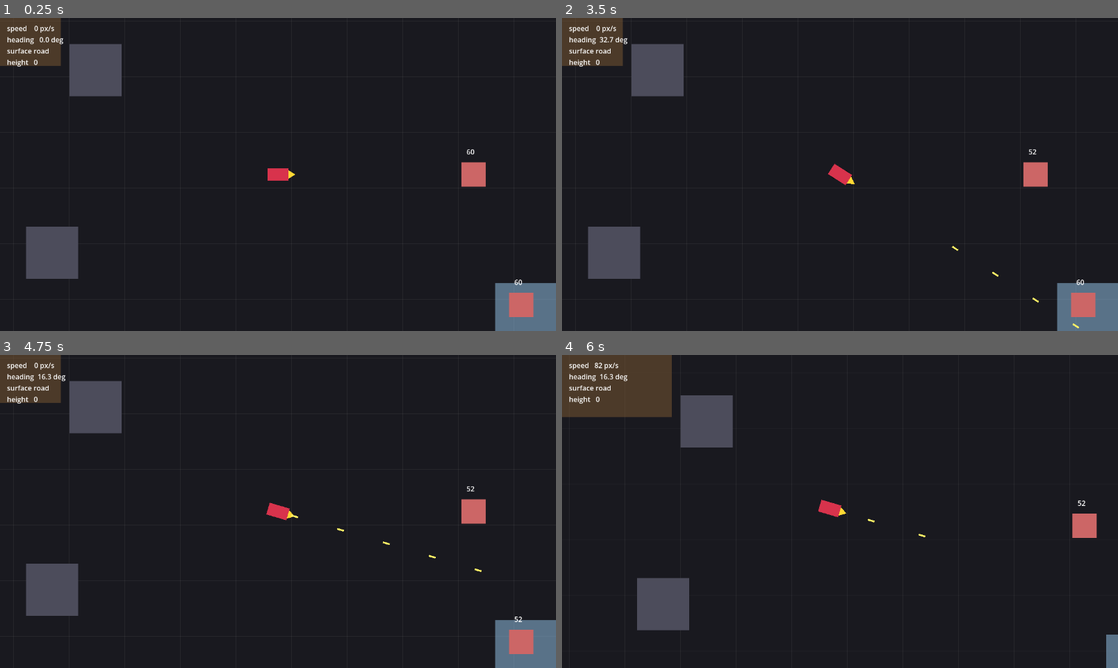
Above: before the commit, frames 1-4 (two rows, left to right).
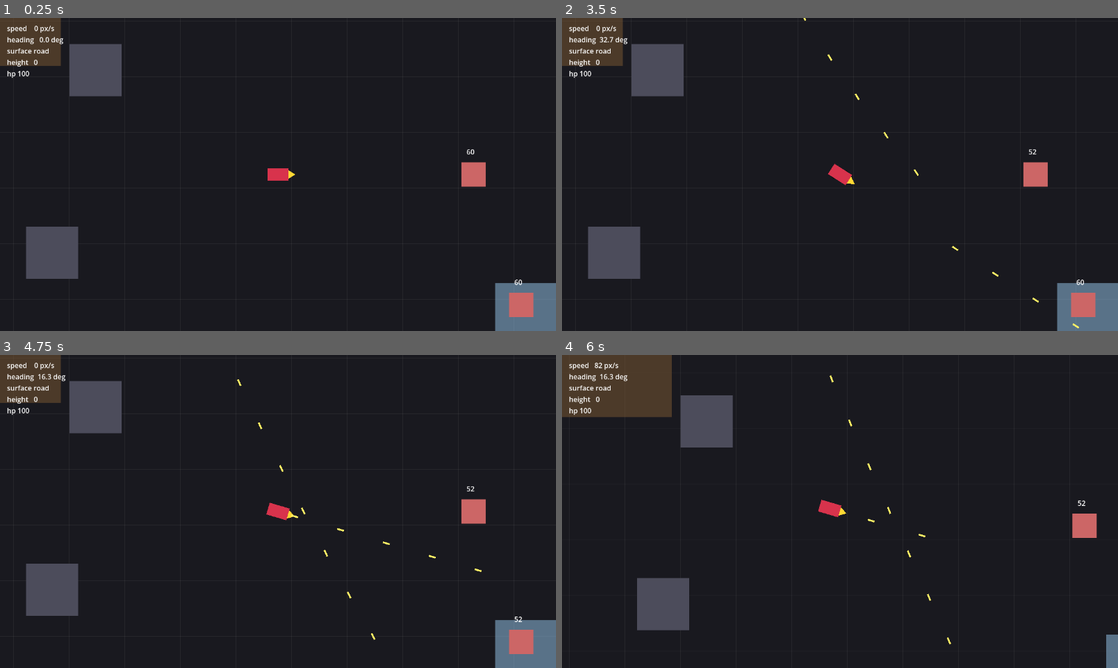
Above: after the commit, the same moments.

Repository: b3p3k0/bentchrome
Game: Godot game, scene res://levels/arena/arena.tscn
Same seed, same stepped clock (60 frames per second), same inputs: the game is played once before the commit and once after it.
Inputs (mouse positions are in pixels of both pictures, inside the frame that each line leads up to):
- Up to frame 1 (0.25 s): no input
- Up to frame 2 (3.5 s): tap Enter (ui_accept) at 0.5, 0.77, 1.25, 2.75 s; move the mouse to (962, 158) at 0.52 s; hold D (move_right) 0.53-1.25 s; click (962, 158) at 0.6 s; right-click (962, 158) at 0.8 s; drag from (728, 190) to (840, 174) at 1.27 s; move the mouse to (895, 105) at 2.02 s; hold D (move_right) 2.03-2.75 s; click (895, 105) at 2.1 s; right-click (895, 105) at 2.3 s; drag from (812, 237) to (673, 127) at 2.77 s
- Up to frame 3 (4.75 s): move the mouse to (444, 558) at 3.52 s; hold A (move_left) 3.53-4.25 s; tap Space at 3.6 s; tap Enter (ui_accept) at 3.77 s; right-click (444, 558) at 3.8 s; drag from (111, 464) to (278, 511) at 4.27 s
- Up to frame 4 (6 s): move the mouse to (867, 511) at 5.02 s; hold S (move_down) 5.03-5.75 s; tap Keypad Enter at 5.1 s; click (867, 511) at 5.17 s; right-click (867, 511) at 5.3 s; drag from (756, 433) to (728, 527) at 5.77 s

The runs differ from the first frame. In frame 1, less than 0.1% of the frame differs, in the area x 1-6%, y 16-20%; in frame 2, less than 0.1%; in frame 3, 0.1%, in the area x 1-68%, y 7-92%; in frame 4, 0.1%.

Commit message:
Phase 2: factions + enemy vehicles that shoot back
Projectiles carry the shooter's faction and pass through allies and the shooter, damaging only hostile Health-bearing bodies — no friendly fire by construction. Vehicle gains faction + body_color (applied on ready) and self-registers in its faction group; on death enemies free themselves while the player freezes (placeholder until the game-over flow). A placeholder EnemyDriver turns toward the player and fires the MG. enemy_vehicle.tscn inherits vehicle.tscn, swapping in the enemy driver, a blue tint, and a disabled camera. Arena adds two enemies; the readout shows player HP.

Co-Authored-By: Claude Opus 4.8 <noreply@anthropic.com>

Diff:
--- a/environment/target_dummy.gd
+++ b/environment/target_dummy.gd
@@ -1,6 +1,9 @@
 extends StaticBody2D
 ## A stationary target with Health, for combat testing. Shows its HP and frees
-## itself on death.
+## itself on death. Faction "enemies" so the player damages it and enemy fire
+## passes through.
+
+@export var faction: StringName = &"enemies"
 
 @onready var _health: Health = $Health
 @onready var _label: Label = $Label
--- a/levels/arena/arena.gd
+++ b/levels/arena/arena.gd
@@ -1,6 +1,6 @@
 extends Node2D
-## Phase 1 test arena: a grid floor for motion reference, a drivable vehicle,
-## terrain patches (dirt/ice/water), a launch ramp, static blocks, and a readout.
+## Phase 1/2 test arena: grid floor, a drivable vehicle, terrain patches, a
+## launch ramp, static blocks, target dummies, enemy cars, and a readout.
 
 const GRID := 128
 const EXTENT := 2400
@@ -12,13 +12,14 @@
 	for autoload_name in ["GameState", "SceneFlow", "Spawner", "InputRouter", "AudioDirector"]:
 		if get_node_or_null("/root/" + autoload_name) == null:
 			push_warning("autoload MISSING: " + autoload_name)
-	print("[boot] arena ready — drive with WASD (W gas, S brake/reverse, A/D steer)")
+	print("[boot] arena ready — WASD to drive, Space/LMB to fire")
 	queue_redraw()
 
 func _process(_delta: float) -> void:
-	if _player and _readout:
-		_readout.text = "speed %4.0f px/s\nheading %5.1f deg\nsurface %s\nheight %3.0f" % [
-			_player.get_speed(), rad_to_deg(_player.heading), _player.current_terrain, _player.height
+	if _player and is_instance_valid(_player) and _readout:
+		_readout.text = "speed %4.0f px/s\nheading %5.1f deg\nsurface %s\nheight %3.0f\nhp %3.0f" % [
+			_player.get_speed(), rad_to_deg(_player.heading), _player.current_terrain,
+			_player.height, _player.get_hp()
 		]
 
 func _draw() -> void:
--- a/levels/arena/arena.tscn
+++ b/levels/arena/arena.tscn
@@ -1,10 +1,11 @@
-[gd_scene load_steps=9 format=3]
+[gd_scene load_steps=10 format=3]
 
 [ext_resource type="Script" path="res://levels/arena/arena.gd" id="1_arena"]
 [ext_resource type="PackedScene" path="res://vehicles/vehicle.tscn" id="2_veh"]
 [ext_resource type="Script" path="res://environment/terrain_zone.gd" id="3_zone"]
 [ext_resource type="Script" path="res://environment/ramp.gd" id="4_ramp"]
 [ext_resource type="PackedScene" path="res://environment/target_dummy.tscn" id="5_dummy"]
+[ext_resource type="PackedScene" path="res://vehicles/enemy_vehicle.tscn" id="6_enemy"]
 
 [sub_resource type="RectangleShape2D" id="RectangleShape2D_block"]
 size = Vector2(120, 120)
@@ -75,6 +76,12 @@
 
 [node name="Vehicle" parent="." instance=ExtResource("2_veh")]
 
+[node name="Enemy1" parent="." instance=ExtResource("6_enemy")]
+position = Vector2(820, -250)
+
+[node name="Enemy2" parent="." instance=ExtResource("6_enemy")]
+position = Vector2(-250, -650)
+
 [node name="Dummy1" parent="." instance=ExtResource("5_dummy")]
 position = Vector2(450, 0)
 
@@ -120,5 +127,5 @@
 offset_left = 16.0
 offset_top = 12.0
 offset_right = 320.0
-offset_bottom = 120.0
+offset_bottom = 140.0
 text = "speed"
--- /dev/null
+++ b/vehicles/drivers/enemy_driver.gd
@@ -0,0 +1,23 @@
+class_name EnemyDriver
+extends Driver
+## Placeholder enemy behavior for Phase 2 faction testing: turn toward the
+## player and fire the machine gun when roughly aimed. It does not drive yet —
+## real archetypes (movement, flanking, retreat) arrive in Phase 3.
+
+var _player: Node2D = null
+
+func _ready() -> void:
+	await get_tree().process_frame
+	_player = get_tree().get_first_node_in_group(&"player") as Node2D
+
+func get_intent(vehicle, _delta: float) -> Dictionary:
+	if _player == null or not is_instance_valid(_player):
+		return {"throttle": 0.0, "steer": 0.0, "fire_mg": false, "fire_special": false}
+	var to_player: Vector2 = _player.global_position - vehicle.global_position
+	var diff := wrapf(to_player.angle() - vehicle.heading, -PI, PI)
+	return {
+		"throttle": 0.0,
+		"steer": clampf(diff * 2.0, -1.0, 1.0),
+		"fire_mg": absf(diff) < 0.22,
+		"fire_special": false,
+	}
--- /dev/null
+++ b/vehicles/enemy_vehicle.tscn
@@ -0,0 +1,14 @@
+[gd_scene load_steps=3 format=3]
+
+[ext_resource type="PackedScene" path="res://vehicles/vehicle.tscn" id="1_base"]
+[ext_resource type="Script" path="res://vehicles/drivers/enemy_driver.gd" id="2_edrv"]
+
+[node name="Vehicle" instance=ExtResource("1_base")]
+faction = &"enemies"
+body_color = Color(0.3, 0.5, 0.9, 1)
+
+[node name="Driver" parent="." index="1"]
+script = ExtResource("2_edrv")
+
+[node name="Camera2D" parent="." index="8"]
+enabled = false
--- a/vehicles/vehicle.gd
+++ b/vehicles/vehicle.gd
@@ -1,10 +1,14 @@
 class_name Vehicle
 extends CharacterBody2D
 ## The one vehicle. A Driver supplies intent; a DrivingController turns it into
-## motion. Player and AI both instance this scene — only the Driver differs.
-## The body stays axis-aligned (so a child Camera2D never spins); only the
-## Visual rotates. Fake depth lifts the Visual and shrinks the Shadow; ramps
+## motion. Player and AI both instance this scene — only the Driver and faction
+## differ. The body stays axis-aligned (so a child Camera2D never spins); only
+## the Visual rotates. Fake depth lifts the Visual and shrinks the Shadow; ramps
 ## launch the car. The machine gun fires from the muzzle along the heading.
+
+@export_group("Identity")
+@export var faction: StringName = &"player"
+@export var body_color := Color(0.85, 0.2, 0.3)
 
 @export_group("Depth")
 @export var gravity_z := 1300.0
@@ -27,6 +31,10 @@
 @onready var _health: Health = $Health
 
 func _ready() -> void:
+	add_to_group(faction)
+	($Visual/Body as Polygon2D).color = body_color
+	if _health:
+		_health.died.connect(_on_died)
 	heading = rotation
 	rotation = 0.0
 
@@ -40,7 +48,7 @@
 	_visual.rotation = heading
 	_update_depth(delta)
 	if _mg_mount and _muzzle and intent.get("fire_mg", false):
-		_mg_mount.try_fire(_muzzle.global_position, Vector2.RIGHT.rotated(heading), self)
+		_mg_mount.try_fire(_muzzle.global_position, Vector2.RIGHT.rotated(heading), self, faction)
 
 func _update_depth(delta: float) -> void:
 	if height > 0.0 or vz != 0.0:
@@ -66,5 +74,15 @@
 	vz = ramp_launch
 	_set_airborne(true)
 
+func _on_died() -> void:
+	if is_in_group(&"player"):
+		set_physics_process(false)
+		print("[player] destroyed")
+	else:
+		queue_free()
+
 func get_speed() -> float:
 	return velocity.length()
+
+func get_hp() -> float:
+	return _health.hp if _health else 0.0
--- a/weapons/projectile.gd
+++ b/weapons/projectile.gd
@@ -1,25 +1,27 @@
 class_name Projectile
 extends Area2D
-## A straight-line projectile. Travels along its velocity, damages the first
-## entity with a Health child it hits (ignoring its shooter), and despawns on
-## hit or after its lifetime. Guidance/pooling layer on later.
+## A straight-line projectile. Travels along its velocity and damages the first
+## hostile, Health-bearing body it hits. Passes through its shooter and allies
+## (same faction); despawns on a hostile hit, a wall, or its lifetime.
 
 @export var lifetime := 1.2
 
 var velocity := Vector2.ZERO
 var damage := 8.0
 var shooter: Node = null
+var friendly_faction: StringName = &""
 var _age := 0.0
 
 func _ready() -> void:
 	body_entered.connect(_on_body_entered)
 
-func setup(p_pos: Vector2, p_dir: Vector2, p_speed: float, p_damage: float, p_shooter: Node) -> void:
+func setup(p_pos: Vector2, p_dir: Vector2, p_speed: float, p_damage: float, p_shooter: Node, p_faction: StringName) -> void:
 	global_position = p_pos
 	rotation = p_dir.angle()
 	velocity = p_dir * p_speed
 	damage = p_damage
 	shooter = p_shooter
+	friendly_faction = p_faction
 
 func _physics_process(delta: float) -> void:
 	global_position += velocity * delta
@@ -28,13 +30,17 @@
 		queue_free()
 
 func _on_body_entered(body: Node) -> void:
-	if body == shooter:
+	if body == shooter or _is_friendly(body):
 		return
 	var health := _find_health(body)
 	if health:
 		health.take_damage(damage)
 	queue_free()
 
+func _is_friendly(body: Node) -> bool:
+	var f: Variant = body.get("faction")
+	return f != null and f == friendly_faction
+
 func _find_health(body: Node) -> Health:
 	for child in body.get_children():
 		if child is Health:
--- a/weapons/weapon_mount.gd
+++ b/weapons/weapon_mount.gd
@@ -14,10 +14,10 @@
 	if _cooldown > 0.0:
 		_cooldown -= delta
 
-func try_fire(origin: Vector2, direction: Vector2, shooter: Node) -> void:
+func try_fire(origin: Vector2, direction: Vector2, shooter: Node, faction: StringName) -> void:
 	if _cooldown > 0.0 or projectile_scene == null:
 		return
 	_cooldown = 1.0 / fire_rate
 	var p := projectile_scene.instantiate() as Projectile
 	get_tree().current_scene.add_child(p)
-	p.setup(origin, direction, projectile_speed, damage, shooter)
+	p.setup(origin, direction, projectile_speed, damage, shooter, faction)
Not shown, added: vehicles/drivers/enemy_driver.gd.uid
